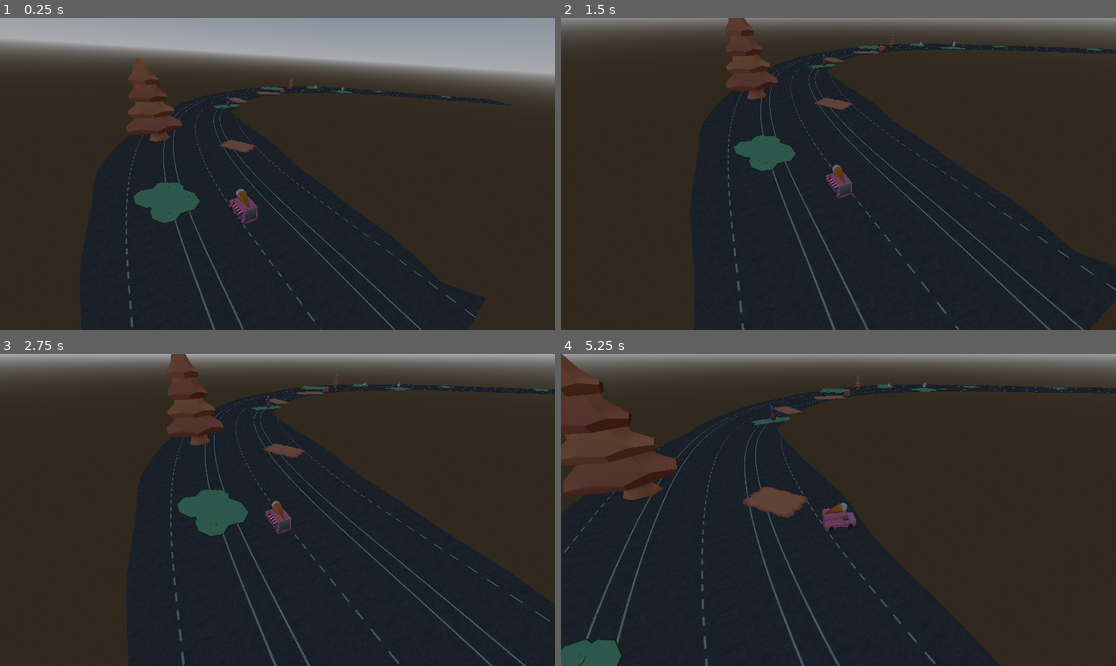
Above: before the commit, frames 1-4 (two rows, left to right).
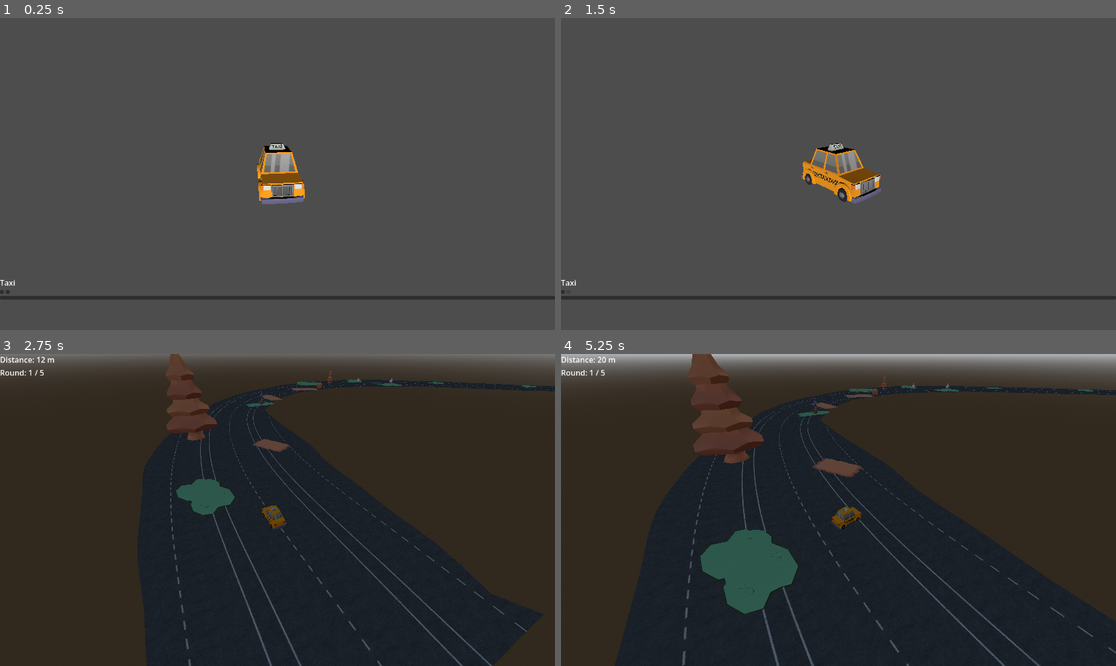
Above: after the commit, the same moments.

Repository: RuntimeRebelsStudio/YouAreYourOwnEnemy
Game: Godot game, scene res://scenes/main/main.tscn
The game is run twice, just before and just after one commit, with the same random seed, the same clock (stepped at 60 frames per second) and the same inputs.
Inputs (mouse positions are in pixels of both pictures, inside the frame that each line leads up to):
- Up to frame 1 (0.25 s): no input
- Up to frame 2 (1.5 s): click (561, 292) at 0.52 s; click (566, 292) at 1.27 s
- Up to frame 3 (2.75 s): click (277, 634) at 2.02 s
- Up to frame 4 (5.25 s): move the mouse to (960, 494) at 2.77 s; hold D (right) 2.78-3.53 s; move the mouse to (727, 525) at 3.52 s; hold S (backward) 3.53-4.28 s; move the mouse to (894, 441) at 4.27 s; hold D (right) 4.28-5.03 s; move the mouse to (810, 572) at 5.02 s; hold W (forward) from 5.03 s (still down)

The runs differ from the first frame. In frame 1, 95% of the frame differs, in the area x 0-100%, y 0-100%; in frame 2, 94%; in frame 3, 12%; in frame 4, 23%.

Commit message:
feat: added basic game loop with ingame hud as well as car selection

Diff:
--- /dev/null
+++ b/GUI/CarSelect.tscn
@@ -0,0 +1,46 @@
+[gd_scene format=3 uid="uid://cn5oqs6jc5kol"]
+
+[ext_resource type="Script" uid="uid://dmofr4blhaq05" path="res://GUI/car_select.gd" id="1_wibtg"]
+[ext_resource type="PackedScene" uid="uid://dd88xbfk4idf2" path="res://scenes/player/Cars/taxi.tscn" id="2_fb1jm"]
+[ext_resource type="PackedScene" uid="uid://bbblyk4e73i3" path="res://scenes/player/Cars/ice_cream_truck_1.tscn" id="3_g8efx"]
+
+[node name="CarSelect" type="Node3D" unique_id=616178723]
+script = ExtResource("1_wibtg")
+available_cars = Array[PackedScene]([ExtResource("2_fb1jm"), ExtResource("3_g8efx")])
+
+[node name="Camera3D" type="Camera3D" parent="." unique_id=1113072113]
+transform = Transform3D(1, 0, 0, 0, 0.93946666, 0.3426403, 0, -0.3426403, 0.93946666, 0, 2.2329578, 5.3158255)
+
+[node name="DirectionalLight3D" type="DirectionalLight3D" parent="." unique_id=1429885253]
+
+[node name="Pivot" type="Node3D" parent="." unique_id=188793764]
+
+[node name="UI" type="CanvasLayer" parent="." unique_id=1178188916]
+
+[node name="MarginContainer" type="MarginContainer" parent="UI" unique_id=1253450319]
+anchors_preset = 12
+anchor_top = 1.0
+anchor_right = 1.0
+anchor_bottom = 1.0
+offset_top = -110.0
+grow_horizontal = 2
+grow_vertical = 0
+size_flags_vertical = 4
+
+[node name="VBoxContainer" type="VBoxContainer" parent="UI/MarginContainer" unique_id=1756013725]
+layout_mode = 2
+
+[node name="CarNameLabel" type="Label" parent="UI/MarginContainer/VBoxContainer" unique_id=71482468]
+layout_mode = 2
+
+[node name="HBoxContainer" type="HBoxContainer" parent="UI/MarginContainer/VBoxContainer" unique_id=1845486418]
+layout_mode = 2
+
+[node name="LeftButton" type="Button" parent="UI/MarginContainer/VBoxContainer/HBoxContainer" unique_id=527501009]
+layout_mode = 2
+
+[node name="RightButton" type="Button" parent="UI/MarginContainer/VBoxContainer/HBoxContainer" unique_id=1454545000]
+layout_mode = 2
+
+[node name="PlayButton" type="Button" parent="UI/MarginContainer/VBoxContainer" unique_id=1133074832]
+layout_mode = 2
--- /dev/null
+++ b/GUI/HUD.tscn
@@ -0,0 +1,19 @@
+[gd_scene format=3 uid="uid://chj1roc1e05kq"]
+
+[ext_resource type="Script" uid="uid://viase5l22gcd" path="res://GUI/hud.gd" id="1_wo728"]
+
+[node name="Hud" type="CanvasLayer" unique_id=1928233953]
+script = ExtResource("1_wo728")
+
+[node name="MarginContainer" type="MarginContainer" parent="." unique_id=763042104]
+offset_right = 40.0
+offset_bottom = 40.0
+
+[node name="VBoxContainer" type="VBoxContainer" parent="MarginContainer" unique_id=374412456]
+layout_mode = 2
+
+[node name="ScoreLabel" type="Label" parent="MarginContainer/VBoxContainer" unique_id=23761570]
+layout_mode = 2
+
+[node name="RoundLabel" type="Label" parent="MarginContainer/VBoxContainer" unique_id=1815893257]
+layout_mode = 2
--- /dev/null
+++ b/GUI/car_select.gd
@@ -0,0 +1,98 @@
+extends Node3D
+
+@export var available_cars: Array[PackedScene] = [] # Hier deine Car1.tscn, Car2.tscn etc. zuweisen
+
+@onready var pivot: Node3D = $Pivot
+@onready var car_name_label: Label = $UI/MarginContainer/VBoxContainer/CarNameLabel
+@onready var left_button: Button = $UI/MarginContainer/VBoxContainer/HBoxContainer/LeftButton
+@onready var right_button: Button = $UI/MarginContainer/VBoxContainer/HBoxContainer/RightButton
+@onready var start_button: Button = $UI/MarginContainer/VBoxContainer/PlayButton
+
+var current_index: int = 0
+var current_car_instance: Node3D = null
+var rotate_speed: float = 0.5 # Kontinuierliche Drehung der Plattform
+
+func _ready() -> void:
+	# Falls Autos im GameManager hinterlegt sind, übernehmen
+	if GameManager.available_cars.size() == 0 and available_cars.size() > 0:
+		GameManager.available_cars = available_cars
+
+	left_button.pressed.connect(_on_left_pressed)
+	right_button.pressed.connect(_on_right_pressed)
+	start_button.pressed.connect(_on_start_pressed)
+
+	_load_car(current_index)
+
+func _process(delta: float) -> void:
+	# Lässt das Auto auf dem Drehteller langsam rotieren
+	if pivot:
+		pivot.rotate_y(rotate_speed * delta)
+
+func _load_car(index: int) -> void:
+	# Altes Modell entfernen
+	if current_car_instance:
+		current_car_instance.queue_free()
+
+	var car_scene := GameManager.available_cars[index]
+	current_car_instance = car_scene.instantiate() as Node3D
+
+	# Kollisionen & Physik für die Vorschau deaktivieren
+	current_car_instance.set_physics_process(false)
+	current_car_instance.set_process(false)
+
+	pivot.add_child(current_car_instance)
+
+	_center_node_on_pivot(current_car_instance)
+
+	# Name anzeigen
+	car_name_label.text = current_car_instance.name
+
+func _on_left_pressed() -> void:
+	current_index = (current_index - 1 + GameManager.available_cars.size()) % GameManager.available_cars.size()
+	_load_car(current_index)
+
+func _on_right_pressed() -> void:
+	current_index = (current_index + 1) % GameManager.available_cars.size()
+	_load_car(current_index)
+
+func _on_start_pressed() -> void:
+	GameManager.selected_car_index = current_index
+	GameManager.reset_game() # Setzt Runden & Zustand auf Start zurück
+
+	# Wechselt zur eigentlichen Rennstrecke
+	get_tree().change_scene_to_file("res://scenes/main/main.tscn")
+
+
+# Berechnet die Gesamt-Bounding Box aller Meshes und zentriert das Objekt
+func _center_node_on_pivot(node: Node3D) -> void:
+	var combined_aabb := AABB()
+	var has_mesh := false
+
+	# Sucht alle MeshInstance3D Kinder rekursiv ab
+	var meshes := node.find_children("*", "MeshInstance3D", true, false)
+
+	for mesh in meshes:
+		if mesh is MeshInstance3D and mesh.mesh:
+			# Transformiert die AABB des Meshes in den lokalen Raum der Auto-Root Node
+			var local_aabb: AABB = mesh.get_aabb()
+			var mesh_transform: Transform3D = node.global_transform.affine_inverse() * mesh.global_transform
+			var transformed_aabb := mesh_transform * local_aabb
+
+			if not has_mesh:
+				combined_aabb = transformed_aabb
+				has_mesh = true
+			else:
+				combined_aabb = combined_aabb.merge(transformed_aabb)
+
+	if has_mesh:
+		# Berechnet das Zentrum der Bounding Box
+		var center := combined_aabb.get_center()
+
+		# Verschiebt das Auto so, dass sein geometrisches Zentrum bei Vector3.ZERO liegt
+		# (Nur X und Z zentrieren, damit die Räder nicht im Boden versinken)
+		node.position = -Vector3(center.x, 0.0, center.z)
+
+
+func _unhandled_input(event: InputEvent) -> void:
+	if event is InputEventMouseMotion and event.button_mask == MOUSE_BUTTON_MASK_LEFT:
+		pivot.rotate_y(event.relative.x * 0.005)
--- /dev/null
+++ b/GUI/hud.gd
@@ -0,0 +1,24 @@
+extends CanvasLayer
+
+
+@onready var score_label: Label = $MarginContainer/VBoxContainer/ScoreLabel
+@onready var round_label: Label = $MarginContainer/VBoxContainer/RoundLabel
+
+
+# Called when the node enters the scene tree for the first time.
+func _ready() -> void:
+	round_label.text = "Round: %d / %d" % [GameManager.current_round,
+	GameManager.max_rounds]
+
+
+# Called every frame. 'delta' is the elapsed time since the previous frame.
+func _process(delta: float) -> void:
+	if GameManager.current_state == GameManager.GameState.PLAYING:
+		var player_car = get_tree().get_first_node_in_group("player")
+		if player_car and "max_distance_score" in player_car:
+			var current_m := int(player_car.max_distance_score)
+			if GameManager.last_score > 0:
+				score_label.text = "Distance: %d m (To Beat: %d m)" % [current_m,
+				int(GameManager.last_score)]
+			else:
+				score_label.text = "Distance: %d m" % current_m
--- a/scenes/main/main.gd
+++ b/scenes/main/main.gd
@@ -1,18 +1,34 @@
 extends Node3D
 
 @export var ghost_car_scene: PackedScene
-
+@onready var spawn_point: Node3D = $SpawnPoint
+@onready var car_base_scene: PackedScene
 
 # Called when the node enters the scene tree for the first time.
 func _ready() -> void:
-	print("--- DEBUG LEVEL READY ---")
+	if GameManager.current_state == GameManager.GameState.READY and	GameManager.last_car_scene == null:
+		if GameManager.get_selected_car_scene() == null:
+			get_tree().change_scene_to_file("res://GUI/CarSelect.tscn")
+			return
+
+	GameManager.start_new_run()
+
+	if car_base_scene:
+		var player = car_base_scene.instantiate() as Node3D
+		add_child(player)
+		if spawn_point:
+			player.global_transform = spawn_point.global_transform
+
+
+	if GameManager.current_state == GameManager.GameState.GAME_SUMMARY:
+		print("TODO: Show Game Summary")
+		# TODO Show Game Summary UI
+		return
+
 	if GameManager.has_ghost_data():
-		print("5. Spawne GhostCar Scene...")
 		var ghost = ghost_car_scene.instantiate()
 		add_child(ghost)
 		ghost.start_replay(GameManager.last_ghost_data, GameManager.last_car_scene)
-	else:
-		print("5. KEINE Ghost-Daten im GameManager gefunden!")
 
 
 # Called every frame. 'delta' is the elapsed time since the previous frame.
--- a/scenes/main/main.tscn
+++ b/scenes/main/main.tscn
@@ -5,8 +5,10 @@
 [ext_resource type="Script" uid="uid://cdheyx0jbav66" path="res://scenes/main/camera_3d.gd" id="2_hujxm"]
 [ext_resource type="PackedScene" uid="uid://682oje5enrdc" path="res://scenes/player/car.tscn" id="3_b1x3f"]
 [ext_resource type="PackedScene" uid="uid://blw8iuakp2j6v" path="res://scenes/track/TrackManager.tscn" id="5_ouso4"]
+[ext_resource type="PackedScene" uid="uid://dd88xbfk4idf2" path="res://scenes/player/Cars/taxi.tscn" id="5_yyfjg"]
 [ext_resource type="Script" uid="uid://c2tri8550475i" path="res://scenes/track/track_manager.gd" id="6_blune"]
 [ext_resource type="PackedScene" uid="uid://40itcwpclq2x" path="res://scenes/track/track_chunk.tscn" id="7_th5th"]
+[ext_resource type="PackedScene" uid="uid://chj1roc1e05kq" path="res://GUI/HUD.tscn" id="9_b1x3f"]
 
 [sub_resource type="ProceduralSkyMaterial" id="ProceduralSkyMaterial_hujxm"]
 sky_horizon_color = Color(0.66224277, 0.6717428, 0.6867428, 1)
@@ -36,8 +38,13 @@
 [node name="Car" parent="." unique_id=1032363274 instance=ExtResource("3_b1x3f")]
 transform = Transform3D(-1, 0, -8.742278e-08, 0, 1, 0, 8.742278e-08, 0, -1, -0.6471715, 3.08216, -11.9773655)
 center_of_mass_mode = 1
+car_model_scene = ExtResource("5_yyfjg")
 
 [node name="TrackManager" parent="." unique_id=294631157 node_paths=PackedStringArray("player") instance=ExtResource("5_ouso4")]
 script = ExtResource("6_blune")
 player = NodePath("../Car")
 chunk_scene = ExtResource("7_th5th")
+
+[node name="Hud" parent="." unique_id=1928233953 instance=ExtResource("9_b1x3f")]
+
+[node name="SpawnPoint" type="Node3D" parent="." unique_id=2004835948]
--- a/scenes/player/GhostCar/ghost_car.gd
+++ b/scenes/player/GhostCar/ghost_car.gd
@@ -7,7 +7,6 @@
 var is_playing: bool = false
 
 func start_replay(data: Array[Transform3D], car_scene: PackedScene) -> void:
-	print("--- DEBUG GHOST START ---")
 	ghost_data = data
 	current_frame = 0
 
@@ -21,7 +20,6 @@
 
 	var model = car_scene.instantiate()
 	add_child(model)
-	print("6. Modell instanziiert: ", model.name)
 
 	await get_tree().process_frame
 
@@ -33,7 +31,6 @@
 
 func _apply_ghost_overlay(node: Node) -> void:
 	if node is MeshInstance3D:
-		print("7. Mesh für Overlay gefunden: ", node.name)
 		if ghost_material:
 			node.material_overlay = ghost_material
 		else:
--- a/scenes/player/car.gd
+++ b/scenes/player/car.gd
@@ -35,6 +35,10 @@
 
 # --- SLOW ZONE / PATCH LOGIC (Einfach) ---
 var current_slow_factor: float = 1.0
+# Score
+var max_distance_score: float = 0.0
+var current_track_index: int = 0
+
 
 
 @onready var physics_wheels := {
@@ -47,9 +51,18 @@
 var visual_wheels := {}
 
 func _ready() -> void:
+
+	add_to_group("player")
+
+	var selected_model_scene := GameManager.get_selected_car_scene()
+
+	if selected_model_scene:
+		car_model_scene = selected_model_scene
+
 	if not car_model_scene:
-		push_error("No CarModel scene assigned to PlayerCar!")
-		return
+		push_error("No CarModel scene available for PlayerCar!")
+		return
+
 
 	current_car_model = car_model_scene.instantiate() as CarModel
 	if current_car_model.get_parent() == null:
@@ -107,8 +120,22 @@
 
 
 func _physics_process(delta: float) -> void:
+	if GameManager.current_state != GameManager.GameState.PLAYING:
+		return
+
+
 	if is_dead:
 		return
+
+
+	# O(1) Abfrage des Fortschritts:
+	var track_data := TrackMath.get_track_progress_s_optimized(global_position, current_track_index)
+	current_track_index = track_data.index
+	var current_s: float = track_data.s
+
+	# Score-Highmark setzen
+	if current_s > max_distance_score:
+		max_distance_score = current_s
 
 	# Record position for ghost mechanic
 	if is_recording:
@@ -191,6 +218,7 @@
 		return
 
 	is_dead = true
+	is_recording = false
 
 	engine_force = 0.0
 	brake = 100.0
@@ -199,12 +227,6 @@
 	# Send Signal
 	car_died.emit()
 
-	print("--- DEBUG DIE ---")
-	print("1. Frames aufgenommen: ", current_run_data.size())
-	print("2. Ist car_model_scene zugewiesen? ", car_model_scene != null)
-
-	GameManager.save_ghost_data(current_run_data, car_model_scene)
-
 	if explosion_scene:
 		var explosion = explosion_scene.instantiate() as Node3D
 
@@ -214,5 +236,7 @@
 		# Place at car's global position
 		explosion.global_position = global_position
 
-
-	GameManager.respawn_level()
+	await get_tree().create_timer(1.5).timeout
+
+	GameManager.trigger_player_death(max_distance_score, current_run_data,
+	 car_model_scene)
--- a/scripts/GameManager.gd
+++ b/scripts/GameManager.gd
@@ -1,20 +1,72 @@
 extends Node
 
+
+@export var available_cars: Array[PackedScene] = []
+var selected_car_index: int = 0
+
+enum GameState { READY, PLAYING, ROUND_OVER, GAME_SUMMARY}
+
+var current_state: GameState = GameState.READY
+var current_round: int = 1
+@export var max_rounds: int = 5
+
+var last_score: float = 0
+var current_score: float = 0
 
 var last_car_scene: PackedScene = null
 var last_ghost_data: Array[Transform3D] = []
 
+func start_new_run() -> void:
+	if current_round <= max_rounds and current_state != GameState.GAME_SUMMARY:
+		current_state = GameState.PLAYING
+	else:
+		current_state = GameState.GAME_SUMMARY
+
+func get_selected_car_scene() -> PackedScene:
+	if available_cars.size() > 0:
+		return available_cars[selected_car_index]
+	return last_car_scene
+
+# called by car on death
+func trigger_player_death(run_score: float, run_ghost_data:
+Array[Transform3D], car_scene: PackedScene) -> void:
+	if current_state == GameState.ROUND_OVER or current_state == GameState.GAME_SUMMARY:
+		return
+
+
+	if run_score > last_score:
+		last_score = run_score
+		save_ghost_data(run_ghost_data, car_scene)
+
+		current_round += 1
+
+		if current_round > max_rounds:
+			current_state = GameState.GAME_SUMMARY
+			respawn_level()
+		else:
+			current_state = GameState.ROUND_OVER
+			respawn_level()
+	else:
+		# Didn't improve the round
+		current_state = GameState.GAME_SUMMARY
+		respawn_level()
 
 func save_ghost_data(data: Array[Transform3D], car_scene: PackedScene) -> void:
 	last_ghost_data = data.duplicate()
 	last_car_scene = car_scene
-	print("3. GameManager hat Daten gespeichert. Anzahl: ", last_ghost_data.size())
 
 func has_ghost_data() -> bool:
 	var has_data = last_ghost_data.size() > 0 and last_car_scene != null
-	print("4. GameManager.has_ghost_data() Abfrage ist: ", has_data)
 	return has_data
 
 
 func respawn_level() -> void:
 	get_tree().call_deferred("reload_current_scene")
+
+
+func reset_game() -> void:
+	current_round = 1
+	last_score = 0.0
+	last_ghost_data.clear()
+	last_car_scene = null
+	current_state = GameState.READY
--- a/scripts/TrackMath.gd
+++ b/scripts/TrackMath.gd
@@ -262,3 +262,40 @@
 		}
 
 	return {"has_patch": false}
+
+
+# TrackMath.gd
+
+# Optimierte Abfrage: Sucht nur in einem kleinen Fenster um den 'last_index' herum
+static func get_track_progress_s_optimized(car_position: Vector3, last_index: int) -> Dictionary:
+	if points.is_empty():
+		return {"s": 0.0, "index": 0}
+
+	var search_radius := 15 # Prüft nur 15 Punkte vor und hinter der letzten Position
+	var start_i: int = max(0, last_index - search_radius)
+	var end_i: int = min(points.size() - 1, last_index + search_radius)
+
+	var best_idx := last_index
+	var min_dist_sq := INF
+
+	# Sucht den am nächsten gelegenen Punkt im lokalen Fenster
+	for i in range(start_i, end_i + 1):
+		var dist_sq := car_position.distance_squared_to(points[i])
+		if dist_sq < min_dist_sq:
+			min_dist_sq = dist_sq
+			best_idx = i
+
+	# Falls der Spieler sich schneller als das Suchfenster bewegt hat (z. B. Respawn/Teleport),
+	# machen wir als Fallback eine globale Suche:
+	if best_idx == start_i and start_i > 0 or best_idx == end_i and end_i < points.size() - 1:
+		for i in range(points.size()):
+			var dist_sq := car_position.distance_squared_to(points[i])
+			if dist_sq < min_dist_sq:
+				min_dist_sq = dist_sq
+				best_idx = i
+
+	var progress_s := best_idx * step_size
+	return {
+		"s": progress_s,
+		"index": best_idx
+	}
Not shown, added: GUI/car_select.gd.uid
Not shown, added: GUI/hud.gd.uid
